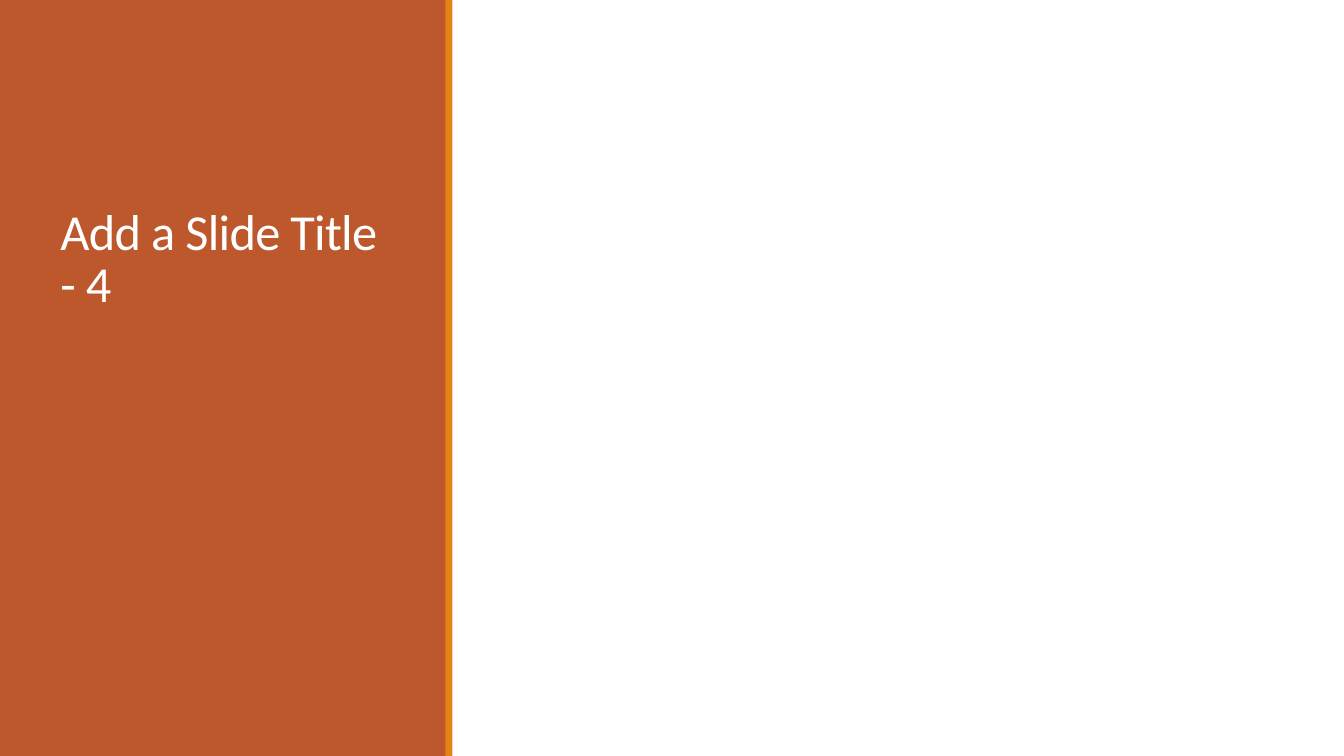
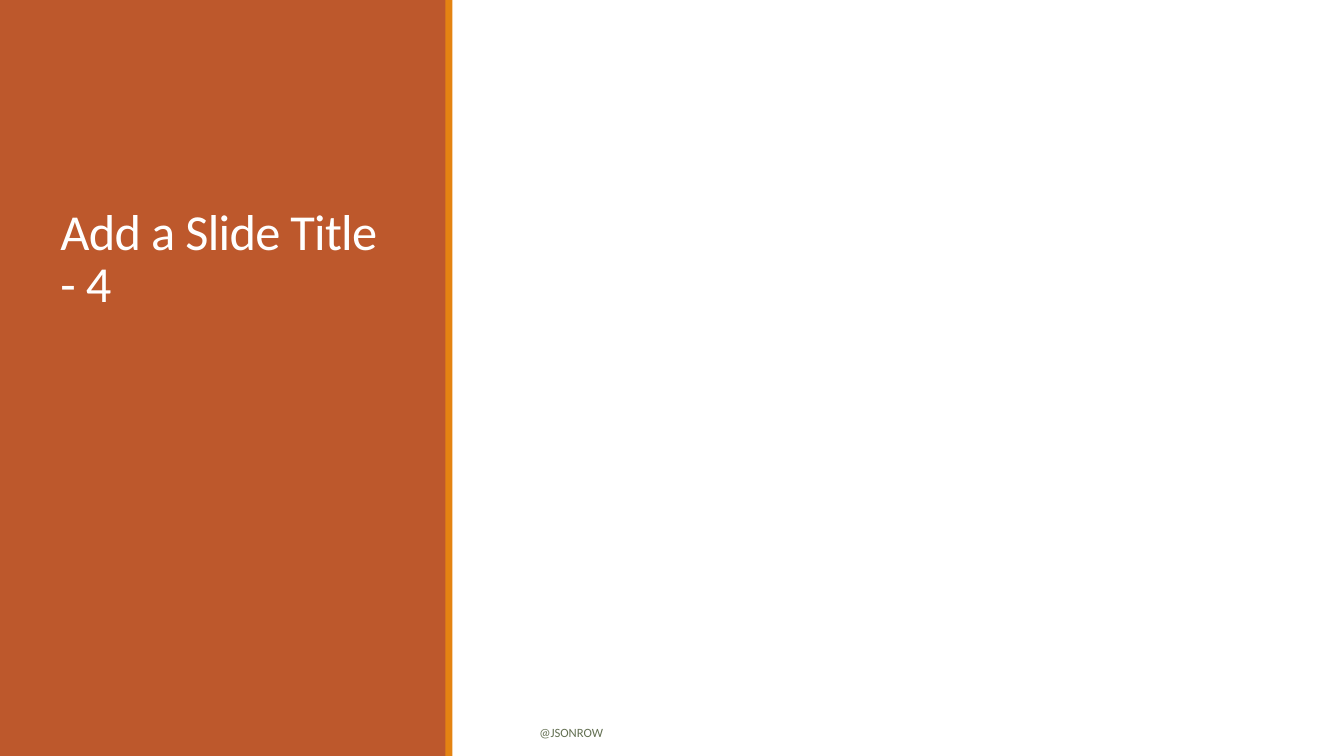
Before and after one commit to JasonRowe/TCCC23, a slide deck: slide 35 of Microservice_plumbing_with_RabbitMQ.pptx (slide 34 before the commit). Drawn at 1344x756 pixels with LibreOffice and Linux fonts; fonts in the diff are those of the drawing. Boxes give left, top, right and bottom in pixels: in the first picture for what was removed or moved away, otherwise in the second. Text is boxed around its words. In the diff, an @@ line names an element or a change of style, - is before the commit and + after.

```diff
--- a/Microservice_plumbing_with_RabbitMQ.pptx
+++ b/Microservice_plumbing_with_RabbitMQ.pptx
@@ text added at (539,729,603,739), 9 pt, text #637052 @@
+@JSONROW
```
Also in this commit, not shown: 28 other slides changed, 7 slides added, 7 slides removed, 14 other files.
